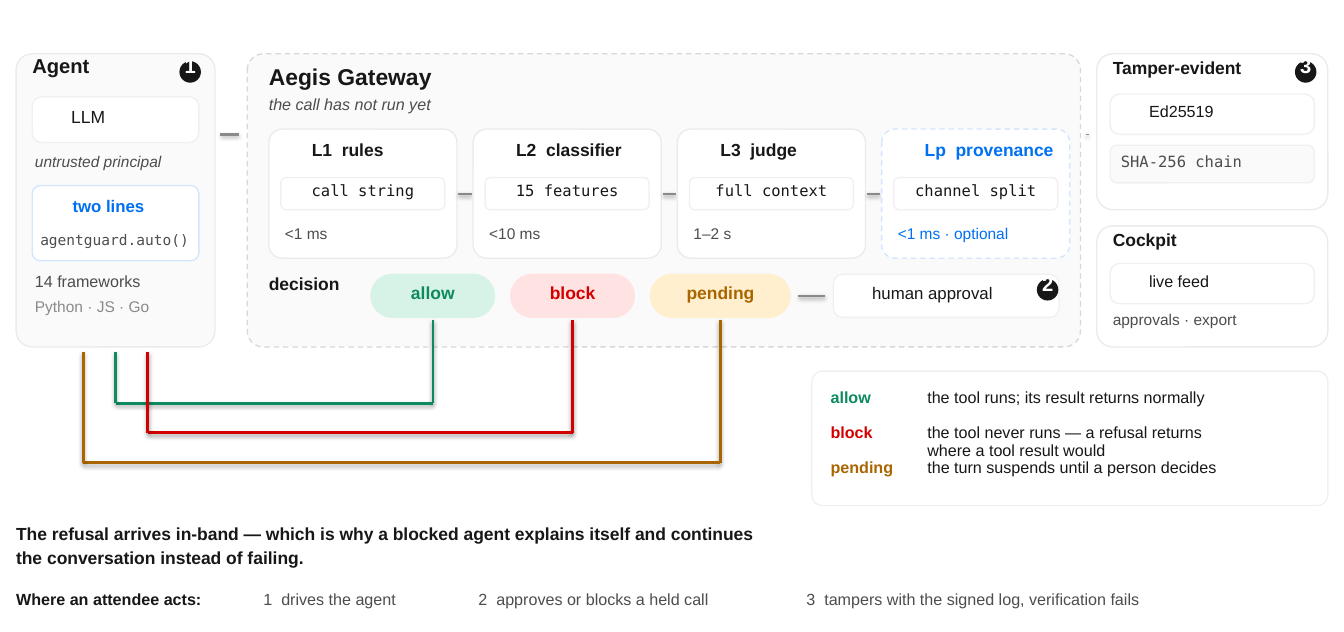
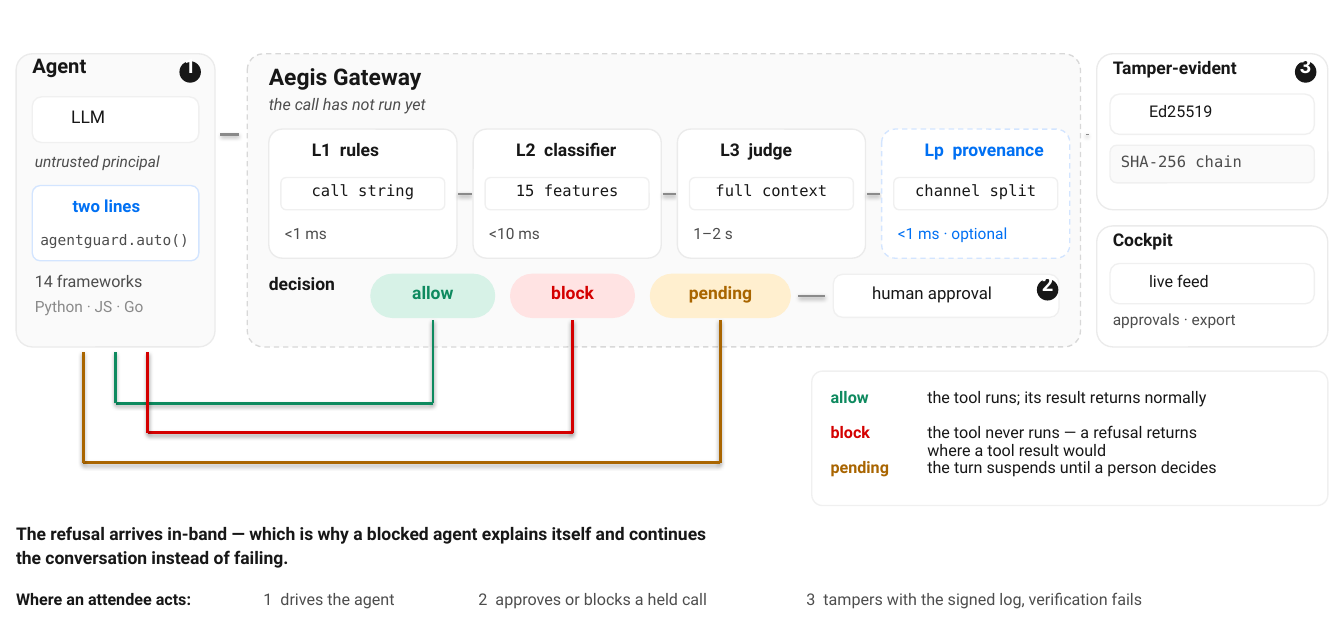
Before and after one commit to Justin0504/Aegis, a slide deck: slide 1 of research/paper-arxiv/images/architecture.pptx. Drawn at 1344x632 pixels with LibreOffice and Linux fonts; fonts in the diff are those of the drawing; background and template pictures are left out. Boxes give left, top, right and bottom in pixels: in the first picture for what was removed or moved away, otherwise in the second. Text is boxed around its words. In the diff, an @@ line names an element or a change of style, - is before the commit and + after.

```diff
--- a/research/paper-arxiv/images/architecture.pptx
+++ b/research/paper-arxiv/images/architecture.pptx
@@ font Arial to Roboto in 40 elements at (32, 58, 86, 77), (71, 110, 105, 123), (35, 155, 160, 170), (73, 199, 140, 212), (35, 275, 142, 287), (35, 300, 143, 315), (184, 54, 196, 73), (269, 68, 421, 90), (269, 98, 426, 114), (312, 143, 379, 156), (285, 228, 327, 239), (516, 142, 616, 156), (489, 228, 540, 239), (720, 143, 793, 160), (693, 228, 733, 239), (925, 143, 1044, 160), (898, 227, 1007, 242), (269, 277, 335, 290), (412, 286, 453, 299), (551, 286, 594, 299), (689, 286, 752, 303), (872, 286, 992, 303), (831, 391, 869, 403), (927, 391, 1207, 407), (831, 426, 870, 438), (927, 425, 1198, 438), (831, 461, 889, 477), (927, 461, 1217, 477), (927, 444, 1106, 456), (16, 526, 706, 544), (16, 550, 288, 568), (1113, 61, 1237, 78), (1149, 105, 1212, 117), (1113, 233, 1173, 250), (1149, 274, 1209, 287), (1113, 313, 1236, 328), (16, 593, 191, 605), (263, 593, 394, 609), (478, 593, 707, 609), (806, 593, 1143, 609) @@
```
Also in this commit, not shown: 7 other files.
